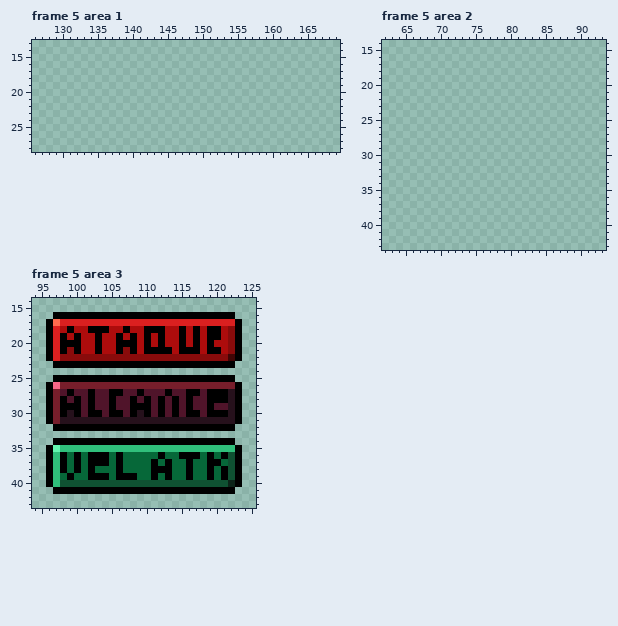
Pixel-art file, stored at Aseprite/Background pallete.aseprite. The picture above is the old version.
480x480 pixels, 6 frames. Shown: frame 5 area 1: x 126..169, y 13..28; frame 5 area 2: x 62..93, y 14..43; frame 5 area 3: x 94..125, y 14..43.
And afterwards:
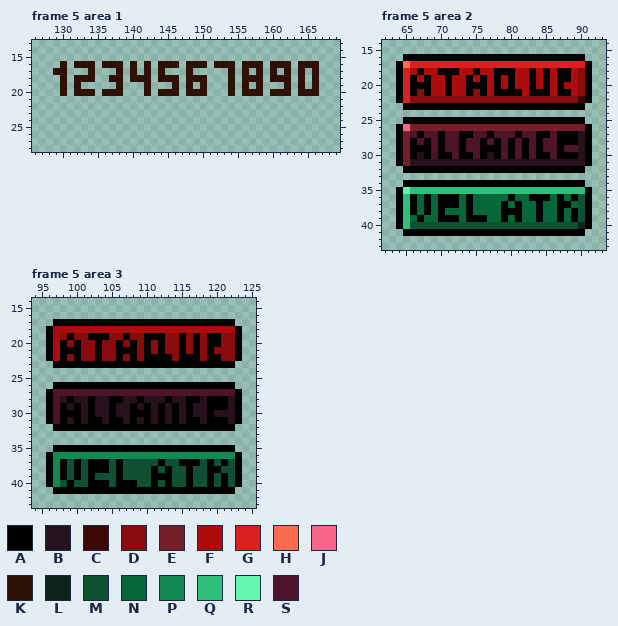
Palette (. is transparent): A #000000  B #26111c  C #400505  D #890b0b  E #771e2b  F #ad0c0c  G #db2020  H #ff6b4e  J #f66687  K #2e1104  L #0c2419  M #0f5132  N #066839  P #128950  Q #30bf7b  R #62f6af  S #50142a
What changed:
Changed rows in their new state; - is an unchanged pixel.
Frame 5 area 1, layer "Layer 4":
first column x 129:
16 -K-KKK-KKK-K-K-KKK-KKK-KKK-KKK-KKK-KKK
17 KK---K---K-K-K-K---K-----K-K-K-K-K-K-K
18 -K-KKK--KK-KKK-KKK-KKK---K-KKK-KKK-K-K
19 -K-K-----K---K---K-K-K---K-K-K---K-K-K
20 -K-KKK-KKK---K-KKK-KKK---K-KKK-KKK-KKK
Frame 5 area 2, layer "Layer 4":
first column x 64:
16 -AAAAAAAAAAAAAAAAAAAAAAAAAA-
17 AHGGGGGGGGGGGGGGGGGGGGGGGGGA
18 AGFAFFAAAFFAFFAAAFFAFAFAAFDA
19 AGAFAFFAFFAFAFAFAFFAFAFAAFDA
20 AGAAAFFAFFAAAFAFAFFAFAFAFFDA
21 AGADAFFAFFADAFAAAAFAAAFAAFDA
22 AGDDDDDDDDDDDDDDDDDDDDDDDDCA
23 -AAAAAAAAAAAAAAAAAAAAAAAAAA-
25 -AAAAAAAAAAAAAAAAAAAAAAAAAA-
26 AJEEEEEEEEEEEEEEEEEEEEEEEEEA
27 AESASSASSAASSASSSASSAASAAABA
28 AEASASASSASSASASASASASSAAABA
29 AEAAASASSASSAAASASASASSASSBA
30 AEABASAASAASABASASASAASAAABA
31 AEBBBBBBBBBBBBBBBBBBBBBBBBBA
32 -AAAAAAAAAAAAAAAAAAAAAAAAAA-
34 -AAAAAAAAAAAAAAAAAAAAAAAAAA-
35 ARQQQQQQQQQQQQQQQQQQQQQQQQQA
36 AQANANAAANANNNNNANNAAANANAMA
37 AQANANAAANANNNNANANNANNAANMA
38 AQANANANNNANNNNAAANNANNANAMA
39 AQNANNAAANAAANNANANNANNANAMA
40 AQMMMMMMMMMMMMMMMMMMMMMMMMLA
41 -AAAAAAAAAAAAAAAAAAAAAAAAAA-
Frame 5 area 3, layer "Layer 4":
first column x 96:
16 -..........................-
17 .AAAAAAAAAAAAAAAAAAAAAAAAAA.
18 -F-F--FFF--F--FFF--F-F-FF-F-
19 -FDADDA-ADDADD-A-DD-D-D--D--
20 -F-D-DD-DD-D-D-D-DD-D-D-AD--
21 -F-A-DD-DD-A-D-D-DD-D-D-DD--
22 -FA-A--A--A-A-AAAA-AAA-AA-D-
25 -..........................-
26 .AAAAAAAAAAAAAAAAAAAAAAAAAA.
27 -S-S--S--SS--S---S--SS-SSSS-
28 -SBABB-BB-ABBABBBABB-AB-----
29 -S-B-B-BB-BB-B-B-B-B-BB-AA--
30 -S-A-B-BB-BB-A-B-B-B-BB-BB--
31 -SA-A-AA-AA-A-A-A-A-AA-AAA--
34 -..........................-
35 .AAAAAAAAAAAAAAAAAAAAAAAAAA.
36 -PPPPPPPPPPPPPPPPPPPPPPPPPP-
37 -P-M-M---M-MMMMMAMMA-AM-MA--
38 -P-M-M-AAM-MMMM-M-MM-MM-AM--
39 -PAMAM-MMM-MMMM-A-MM-MM-M---
40 -P-A--AAA-AAA--A-A--A--A-AM-
Changed places in both pictures, as pixel boxes (x1, y1, x2, y2):
added: (53, 61, 319, 96)
added: (396, 54, 592, 236)
changed: (46, 312, 242, 487)
